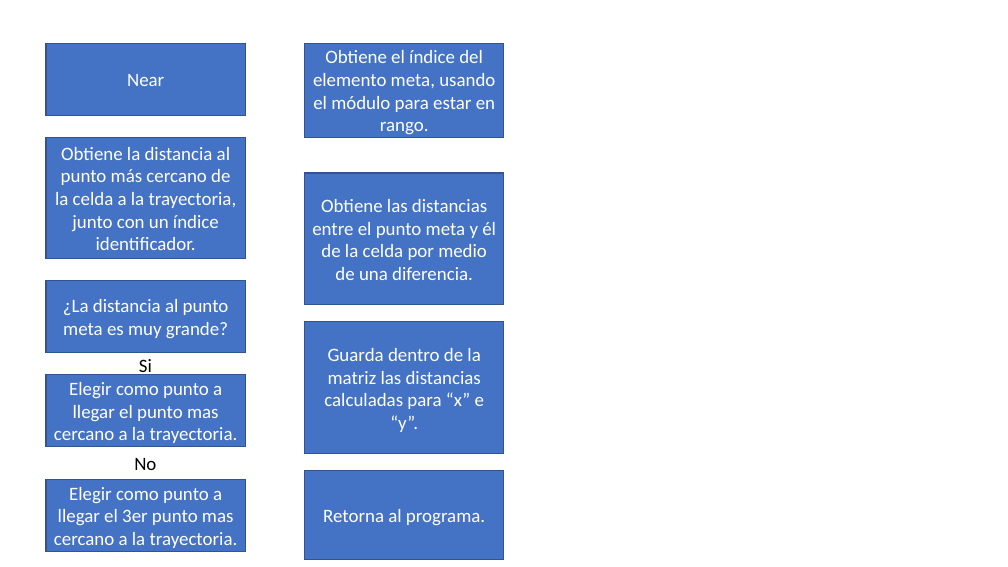
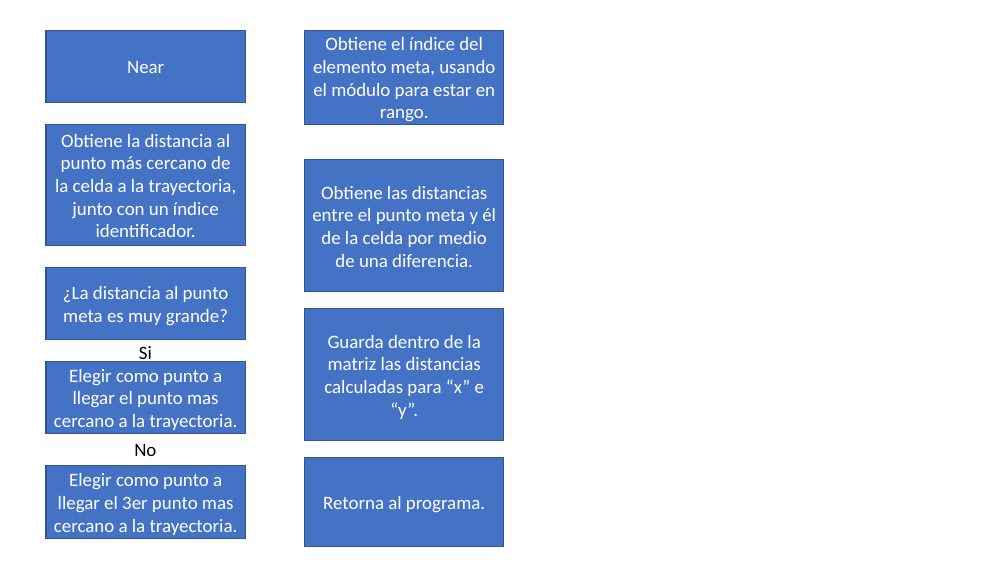
Before and after one commit to lfzarazuaa/Tesis_Lider_Seguidor, a slide deck: slide 2 of Diagramas_de_flujo.pptx. Drawn at 1008x567 pixels with LibreOffice and Linux fonts; fonts in the diff are those of the drawing. Boxes give left, top, right and bottom in pixels: in the first picture for what was removed or moved away, otherwise in the second. Text is boxed around its words. In the diff, an @@ line names an element or a change of style, - is before the commit and + after.

```diff
--- a/Diagramas_de_flujo.pptx
+++ b/Diagramas_de_flujo.pptx
@@ 9 rectangles, 2 texts: place and size @@
-9 rectangles, 2 texts at (46, 43, 504, 560)
+9 rectangles, 2 texts at (46, 30, 504, 547)
```
Also in this commit, not shown: 1 other slide changed, 8 slides added, 1 slide removed.
